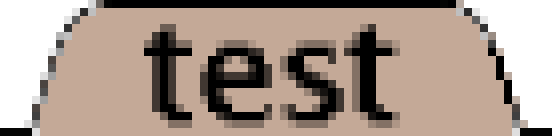
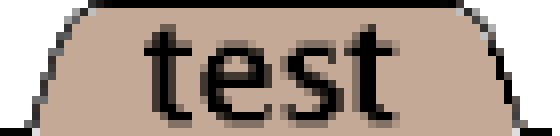
Layered file, before and after one edit (560 x 136). Changes by layer:
painted on "frame" over [24, 0, 528, 128]
